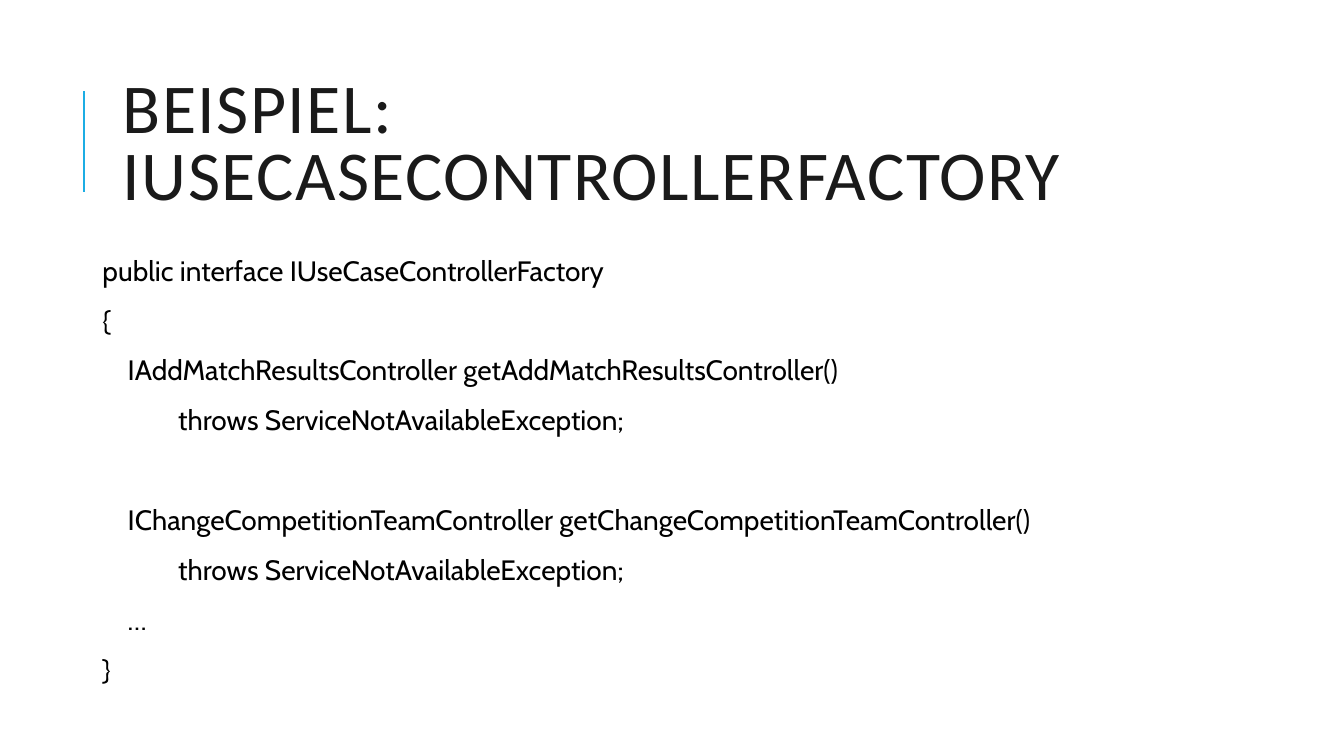
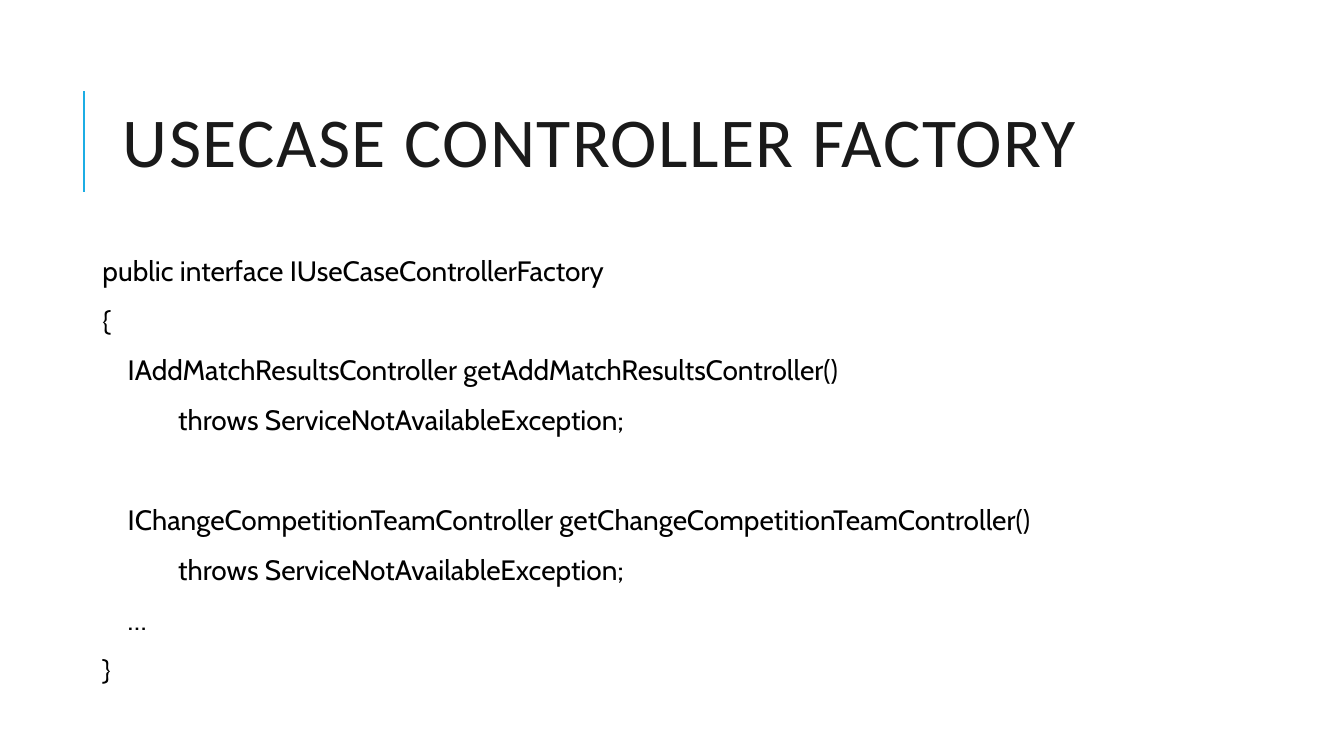
Before and after one commit to Dabjazz/SportsClubManager, a slide deck: slide 36 of Presentation/Presentation.pptx (slide 29 before the commit). Drawn at 1344x756 pixels with LibreOffice and Linux fonts; fonts in the diff are those of the drawing. Boxes give left, top, right and bottom in pixels: in the first picture for what was removed or moved away, otherwise in the second. Text is boxed around its words. In the diff, an @@ line names an element or a change of style, - is before the commit and + after.

```diff
--- a/Presentation/Presentation.pptx
+++ b/Presentation/Presentation.pptx
@@ title at (x1=123, y1=121, x2=1076, y2=168): text changed @@
-BEISPIEL: IUSECASECONTROLLERFACTORY
+USECASE CONTROLLER FACTORY
```
Also in this commit, not shown: 1 other slide changed, 8 slides added.
